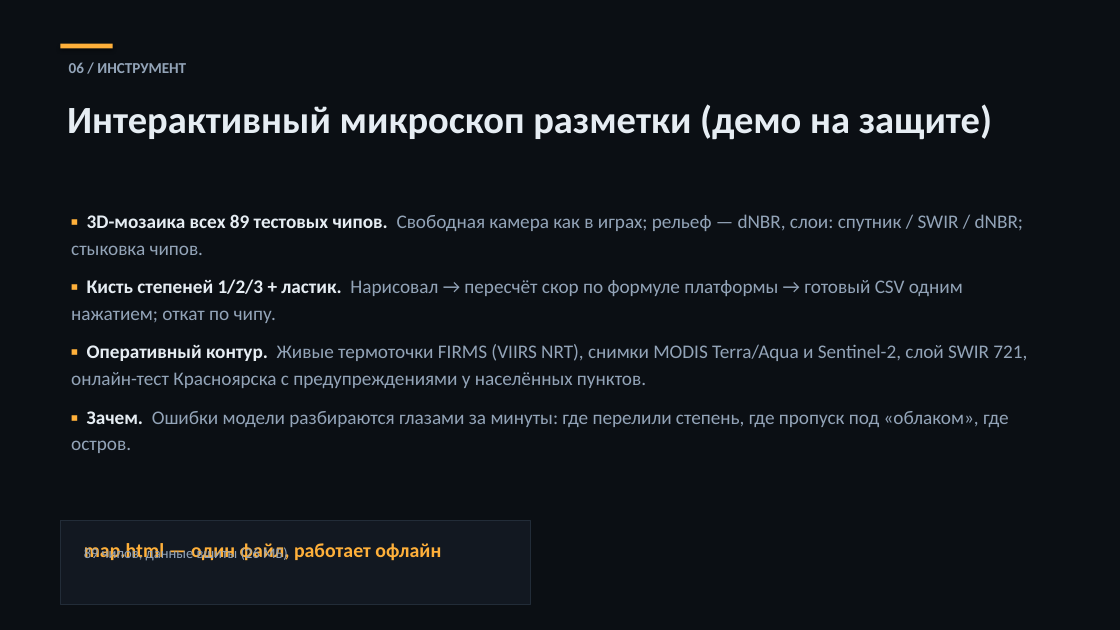
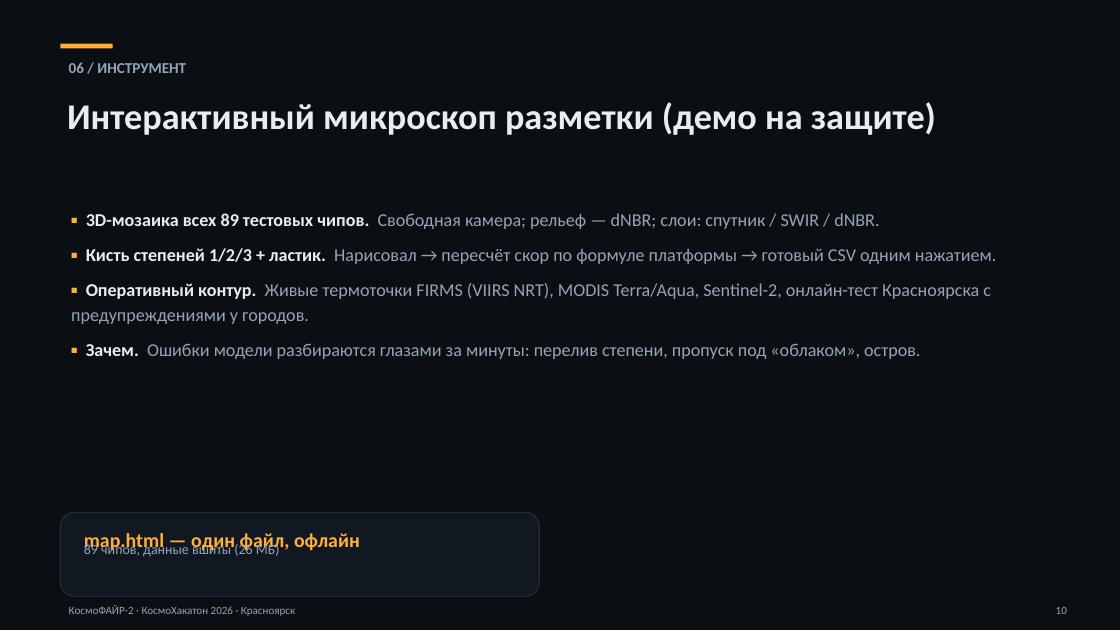
Before and after one commit to overbaffe1/CosmoH, a slide deck: slide 10 of presentation_final.pptx. Drawn at 1120x630 pixels with LibreOffice and Linux fonts; fonts in the diff are those of the drawing. Boxes give left, top, right and bottom in pixels: in the first picture for what was removed or moved away, otherwise in the second. Text is boxed around its words. In the diff, an @@ line names an element or a change of style, - is before the commit and + after.

```diff
--- a/presentation_final.pptx
+++ b/presentation_final.pptx
@@ text "Интерактивный микроскоп разметки (демо на ..." at (67,102,936,135): size 33 to 31 pt @@
@@ text at (71,213,996,359): text changed; size 16.5 to 15.5 pt @@
-▪ 3D-мозаика всех 89 тестовых чипов. Свободная камера как в играх; рельеф — dNBR, слои: спутник / SWIR / dNBR; стыковка чипов.
-▪ Кисть степеней 1/2/3 + ластик. Нарисовал → пересчёт скор по формуле платформы → готовый CSV одним нажатием; откат по чипу.
-▪ Оперативный контур. Живые термоточки FIRMS (VIIRS NRT), снимки MODIS Terra/Aqua и Sentinel-2, слой SWIR 721, онлайн-тест Красноярска с предупреждениями у населённых пунктов.
-▪ Зачем. Ошибки модели разбираются глазами за минуты: где перелили степень, где пропуск под «облаком», где остров.
+▪ 3D-мозаика всех 89 тестовых чипов. Свободная камера; рельеф — dNBR; слои: спутник / SWIR / dNBR.
+▪ Кисть степеней 1/2/3 + ластик. Нарисовал → пересчёт скор по формуле платформы → готовый CSV одним нажатием.
+▪ Оперативный контур. Живые термоточки FIRMS (VIIRS NRT), MODIS Terra/Aqua, Sentinel-2, онлайн-тест Красноярска с предупреждениями у городов.
+▪ Зачем. Ошибки модели разбираются глазами за минуты: перелив степени, пропуск под «облаком», остров.
@@ rounded rectangle: place and size @@
-rounded rectangle at (60,521,531,605)
+rounded rectangle at (60,513,539,597)
@@ rounded rectangle at (60,513,539,597): rectangle to rounded rectangle @@
@@ text "89 чипов, данные вшиты (26 ..." at (84,542,280,556): size 12.5 to 12 pt; line spacing 1.05 to 1.02 @@
@@ text at (84,533,360,553): text changed @@
-map.html — один файл, работает офлайн
+map.html — один файл, офлайн
@@ text added at (69,605,295,616), 9.5 pt, text #93A4B8 @@
+КосмоФАЙР-2 · КосмоХакатон 2026 · Красноярск
@@ text added at (1056,607,1067,614), 9.5 pt, text #93A4B8 @@
+10
```
Also in this commit, not shown: 12 other slides changed.
